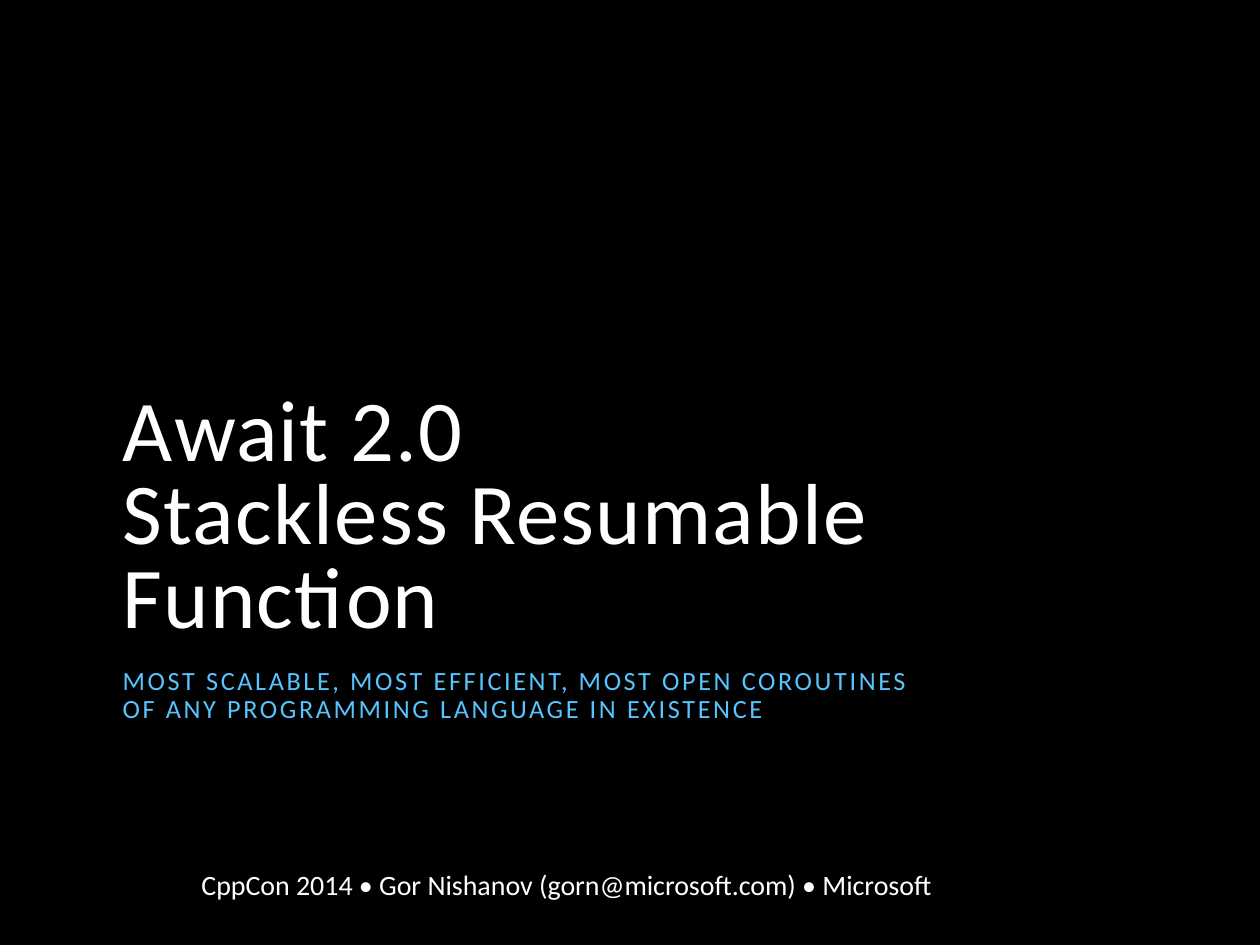
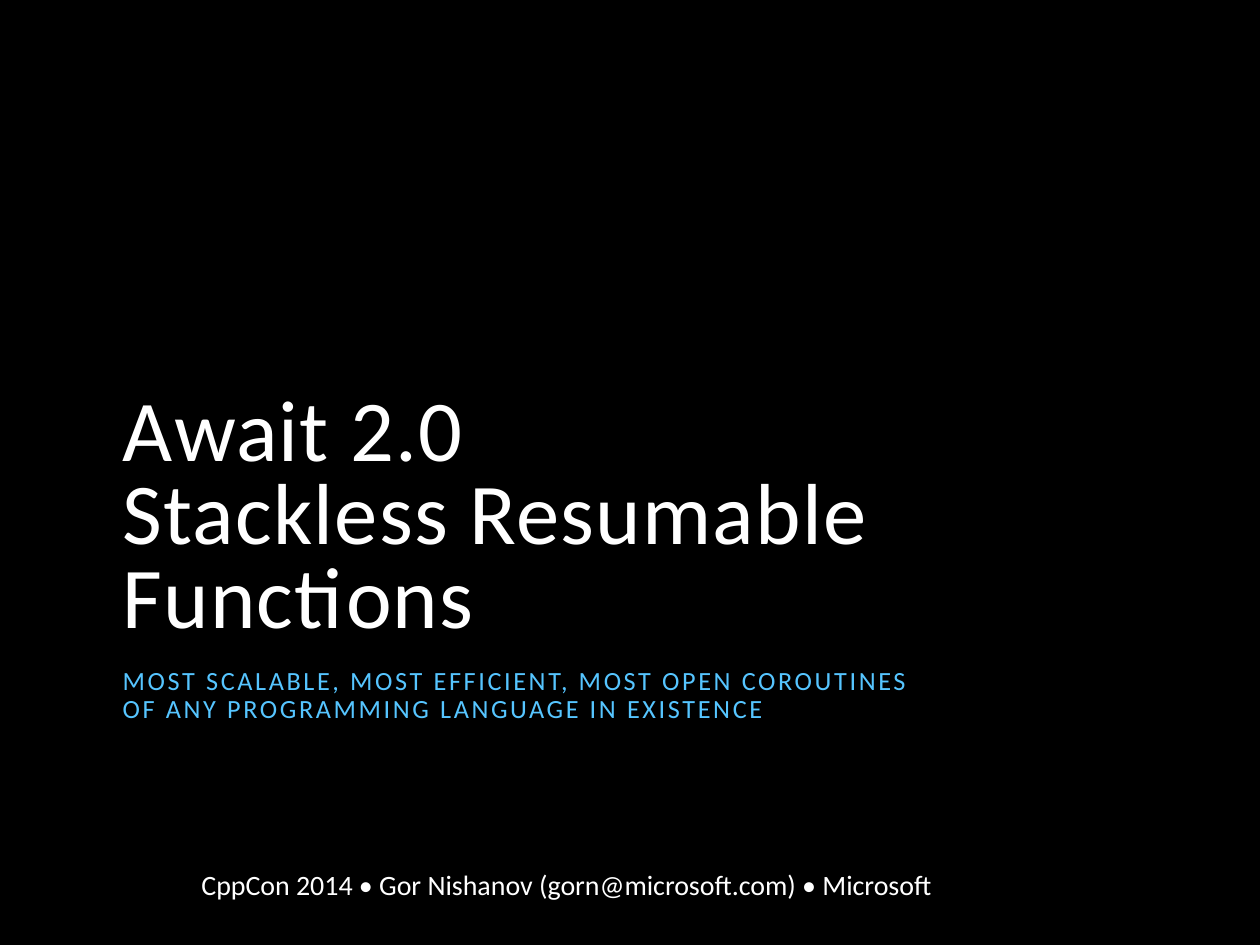
Before and after one commit to GorNishanov/await, a slide deck: slide 1 of Stackless Resumable Functions - Gor Nishanov - CppCon 2014.pptx. Drawn at 1260x945 pixels with LibreOffice and Linux fonts; fonts in the diff are those of the drawing; background and template pictures are left out. Boxes give left, top, right and bottom in pixels: in the first picture for what was removed or moved away, otherwise in the second. Text is boxed around its words. In the diff, an @@ line names an element or a change of style, - is before the commit and + after.

Commit message:
fixed a few bugs / typos in the slides

```diff
--- a/Stackless Resumable Functions - Gor Nishanov - CppCon 2014.pptx
+++ b/Stackless Resumable Functions - Gor Nishanov - CppCon 2014.pptx
@@ title at [123,401,866,629]: text changed @@
-Await 2.0
-Stackless Resumable Function
+Await 2.0
+Stackless Resumable Functions
```
Also in this commit, not shown: 4 other slides changed, 1 other file.
